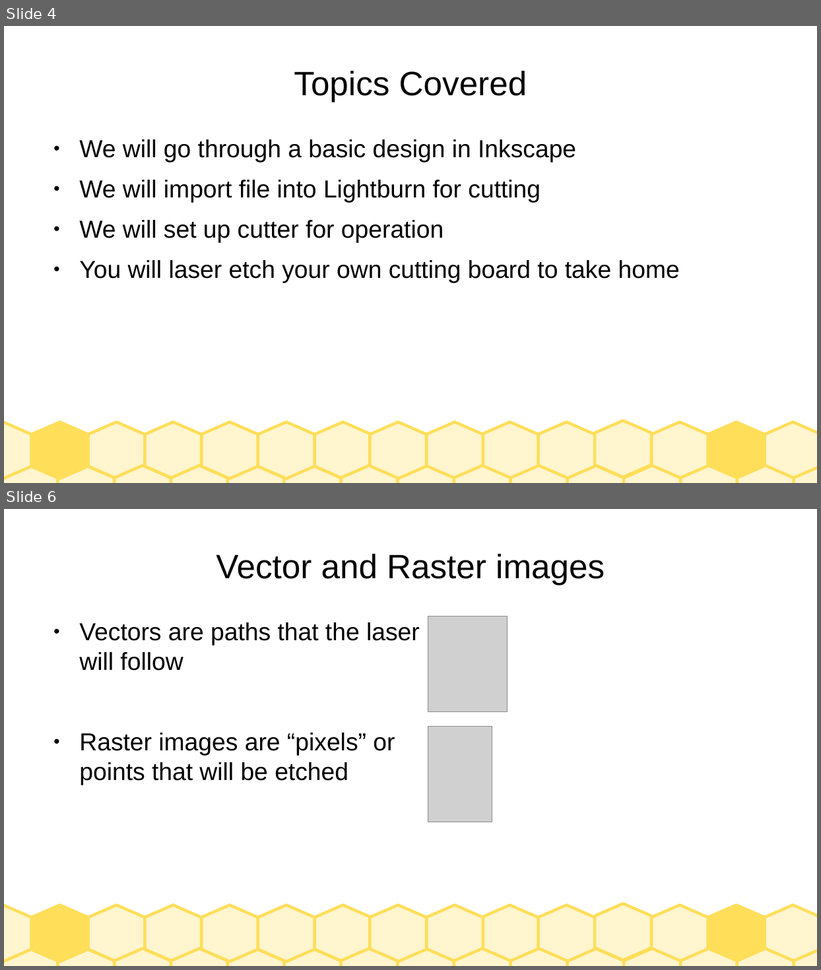
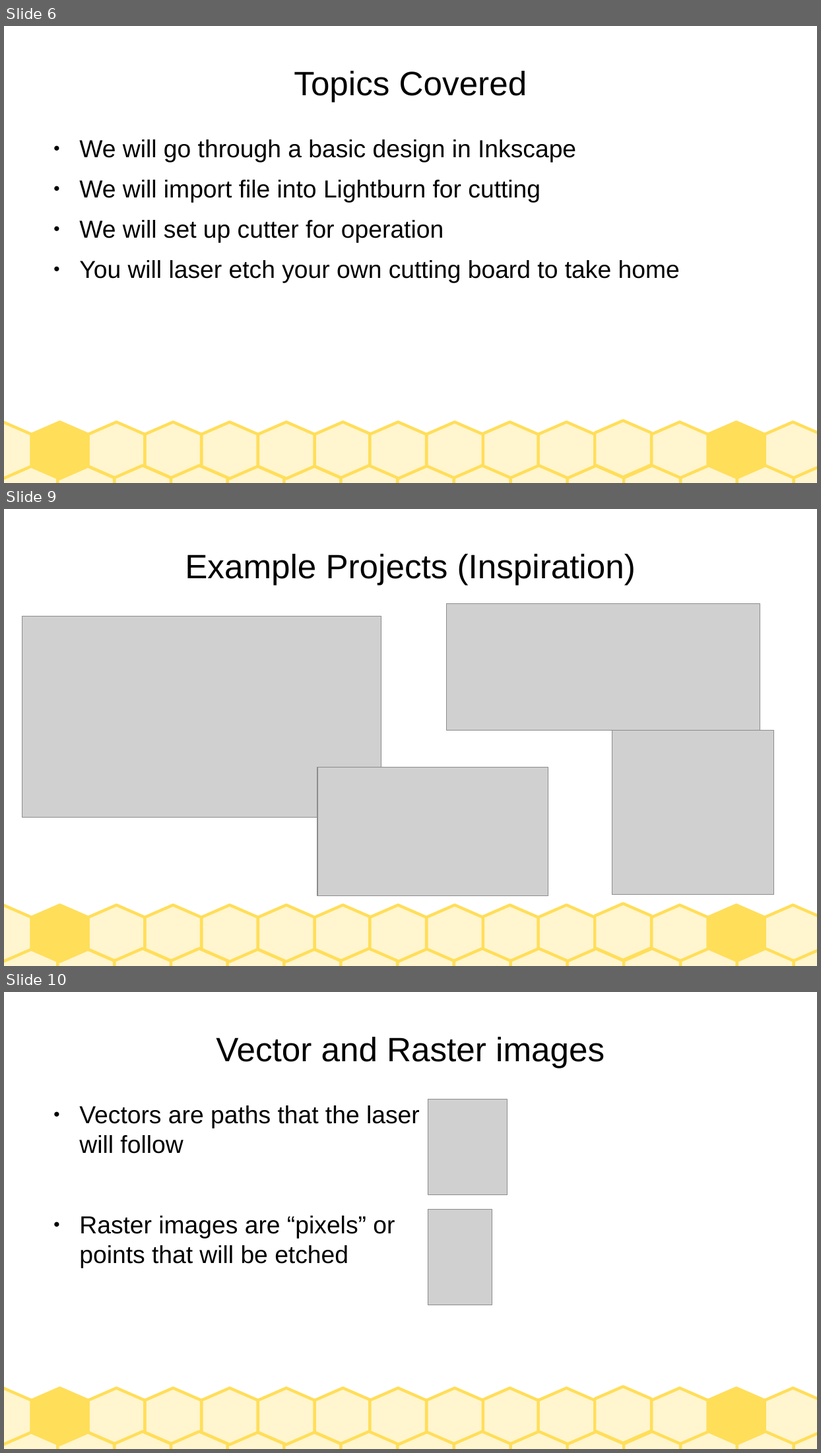
Before and after one commit to jarney/SparkStudioSalem-IndustrialLaserCutters, a slide deck: Training-GeneralPublic.odp. Shown one above the other, each under a label of ours: slides 4 and 6 before the commit, slides 6, 9 and 10 after it; the slides between them are not shown. The pictures are 821x970 and 821x1453 pixels, drawn with LibreOffice and Linux fonts; fonts in the diff are those of the drawing; grey boxes stand for pictures. Boxes give left, top, right and bottom in pixels: in the first picture for what was removed or moved away, otherwise in the second. Text is boxed around its words. In the diff, an @@ line names an element or a change of style, - is before the commit and + after.

```diff
--- a/Training-GeneralPublic.odp
+++ b/Training-GeneralPublic.odp
@@ slide 9 added at (4,509,817,966), background #FFFFFF; not listed: 30 template elements that a slide beside it also shows @@
@@ title added at (185,554,636,586), 33 pt, text #000000 @@
+Example Projects (Inspiration)
@@ picture added at (447,603,760,730) @@
@@ picture added at (22,616,381,817) @@
@@ picture added at (613,730,774,895) @@
@@ picture added at (318,767,548,896) @@
@@ what was slide 4 is now slide 6 @@
@@ what was slide 6 is now slide 10 @@
```
Also in this commit, not shown: 3 slides changed, 5 other slides added, 1 other file.
